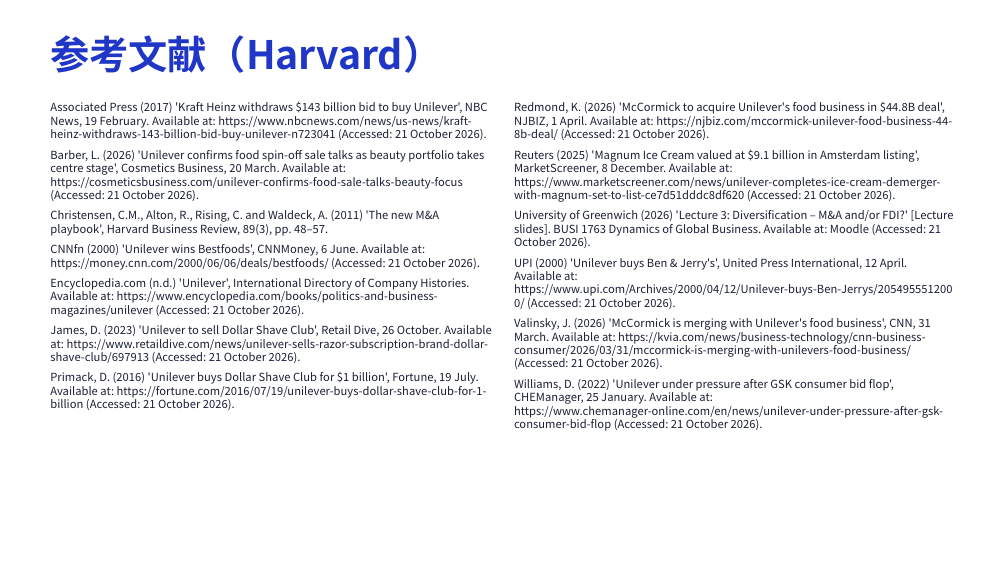
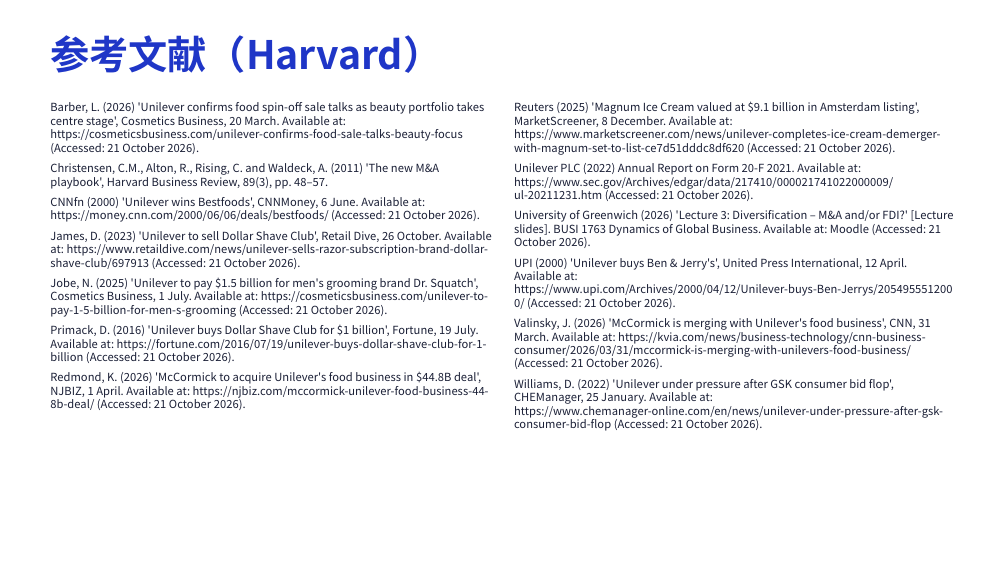
Before and after one commit to dollar3651314/mymba, a slide deck: slide 4 of content/busi1763/files/Unilever_MA_CN.pptx. Drawn at 1008x567 pixels with LibreOffice and Linux fonts; fonts in the diff are those of the drawing. Boxes give left, top, right and bottom in pixels: in the first picture for what was removed or moved away, otherwise in the second. Text is boxed around its words. In the diff, an @@ line names an element or a change of style, - is before the commit and + after.

```diff
--- a/content/busi1763/files/Unilever_MA_CN.pptx
+++ b/content/busi1763/files/Unilever_MA_CN.pptx
@@ text at box(50, 101, 488, 141): paragraph removed @@
-Associated Press (2017) 'Kraft Heinz withdraws $143 billion bid to buy Unilever', NBC News, 19 February. Available at: https://www.nbcnews.com/news/us-news/kraft-heinz-withdraws-143-billion-bid-buy-unilever-n723041 (Accessed: 21 October 2026).
@@ text at box(514, 102, 952, 140): paragraph removed @@
-Redmond, K. (2026) 'McCormick to acquire Unilever's food business in $44.8B deal', NJBIZ, 1 April. Available at: https://njbiz.com/mccormick-unilever-food-business-44-8b-deal/ (Accessed: 21 October 2026).
@@ text at box(514, 163, 893, 201): paragraph added @@
+Unilever PLC (2022) Annual Report on Form 20-F 2021. Available at: https://www.sec.gov/Archives/edgar/data/217410/000021741022000009/ul-20211231.htm (Accessed: 21 October 2026).
@@ text at box(50, 278, 469, 317): paragraph removed @@
-Encyclopedia.com (n.d.) 'Unilever', International Directory of Company Histories. Available at: https://www.encyclopedia.com/books/politics-and-business-magazines/unilever (Accessed: 21 October 2026).
@@ text at box(50, 277, 488, 317): paragraph added @@
+Jobe, N. (2025) 'Unilever to pay $1.5 billion for men's grooming brand Dr. Squatch', Cosmetics Business, 1 July. Available at: https://cosmeticsbusiness.com/unilever-to-pay-1-5-billion-for-men-s-grooming (Accessed: 21 October 2026).
@@ text at box(50, 371, 489, 410): paragraph added @@
+Redmond, K. (2026) 'McCormick to acquire Unilever's food business in $44.8B deal', NJBIZ, 1 April. Available at: https://njbiz.com/mccormick-unilever-food-business-44-8b-deal/ (Accessed: 21 October 2026).
```
Also in this commit, not shown: 2 other slides changed, 25 other files.
